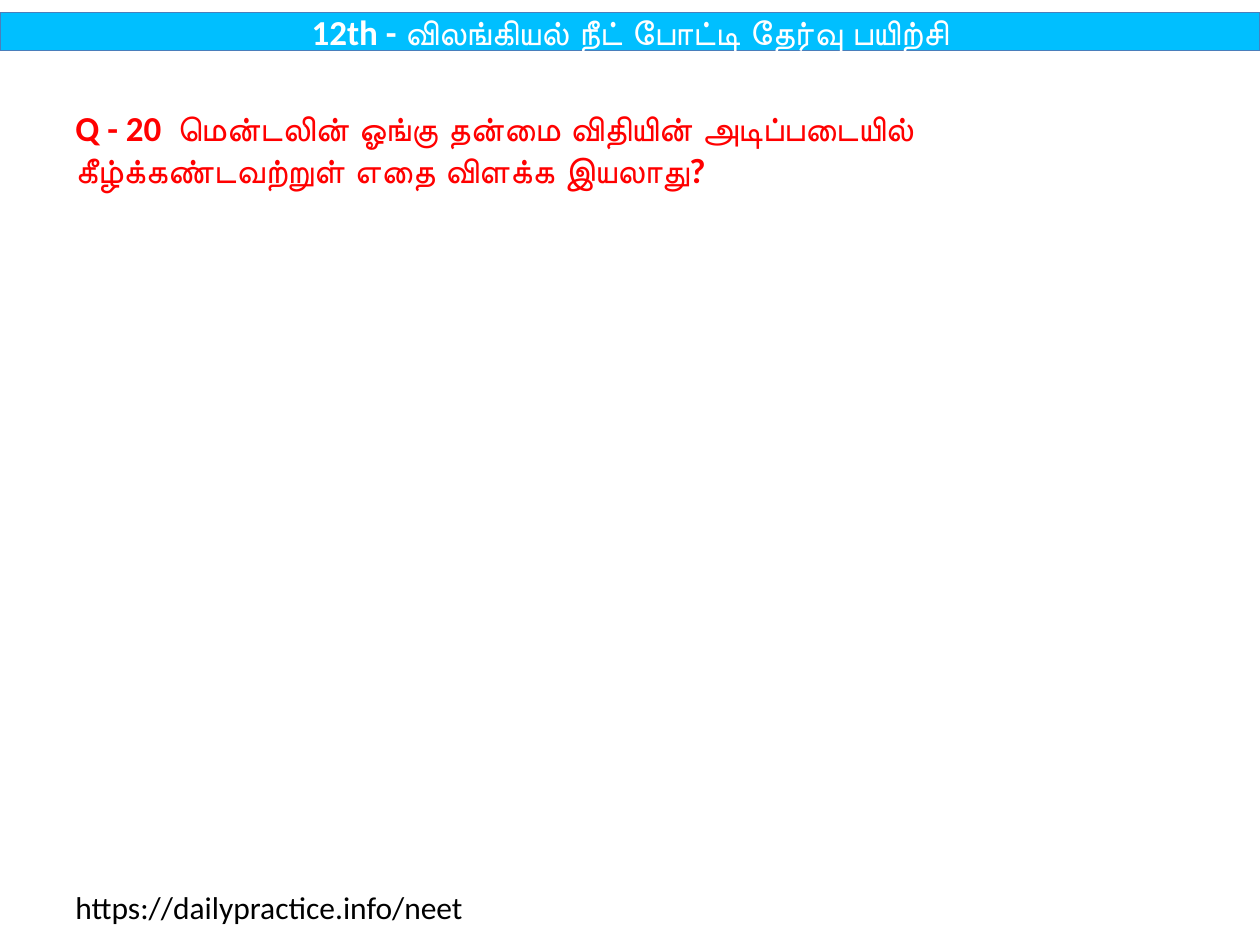
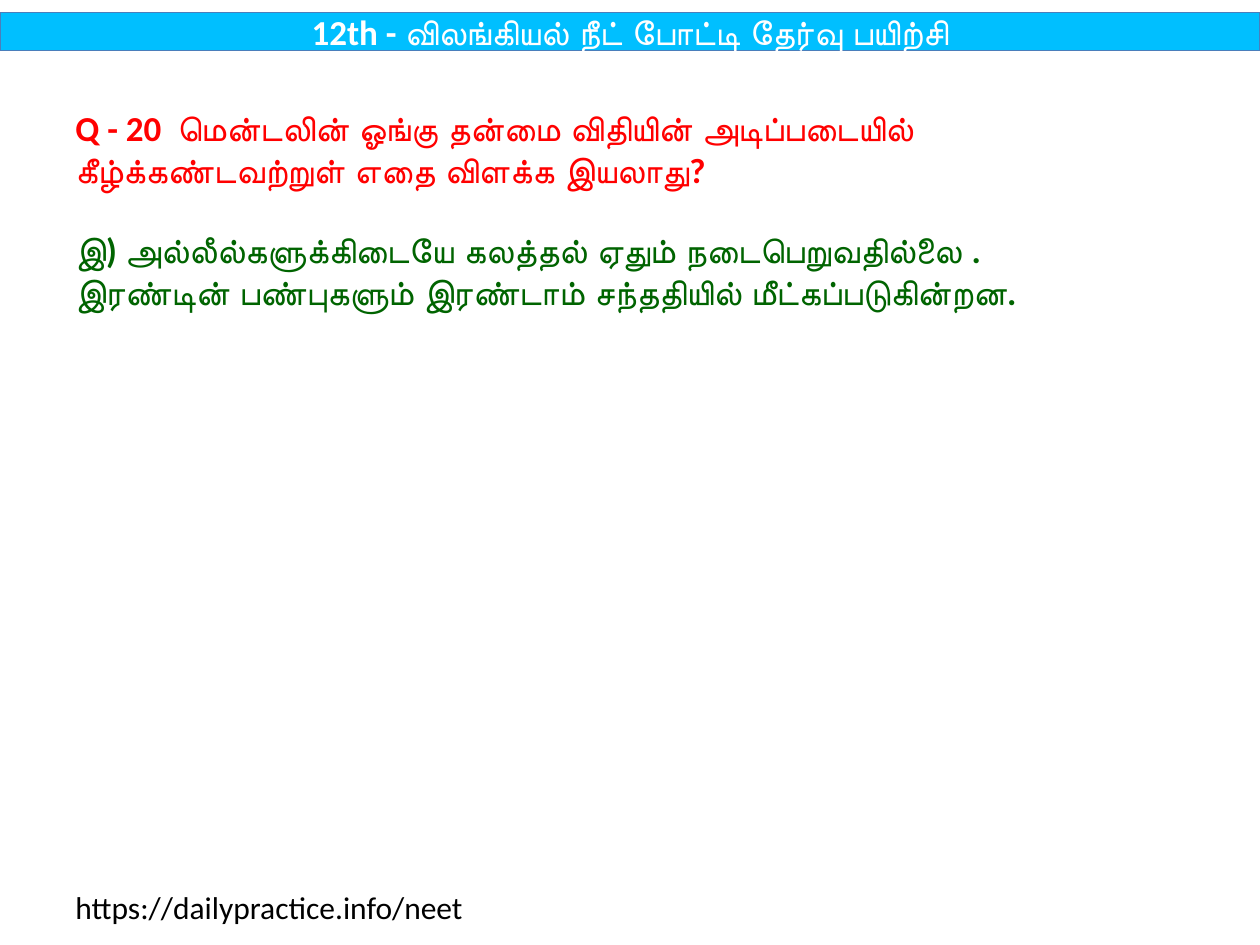
Before and after one commit to tvmani/tvmani.github.io, a slide deck: slide 39 of tamil_biology/12th_Bio_Zoology_Tamil.pptx. Drawn at 1260x945 pixels with LibreOffice and Linux fonts; fonts in the diff are those of the drawing. Boxes give left, top, right and bottom in pixels: in the first picture for what was removed or moved away, otherwise in the second. Text is boxed around its words. In the diff, an @@ line names an element or a change of style, - is before the commit and + after.

```diff
--- a/tamil_biology/12th_Bio_Zoology_Tamil.pptx
+++ b/tamil_biology/12th_Bio_Zoology_Tamil.pptx
@@ text at <box>75,237,1016,315</box>: paragraph added @@
+இ) அல்லீல்களுக்கிடையே கலத்தல் ஏதும் நடைபெறுவதில்லை . இரண்டின் பண்புகளும் இரண்டாம் சந்ததியில் மீட்கப்படுகின்றன.
```
Also in this commit, not shown: 100 other slides changed, 7 other files.
